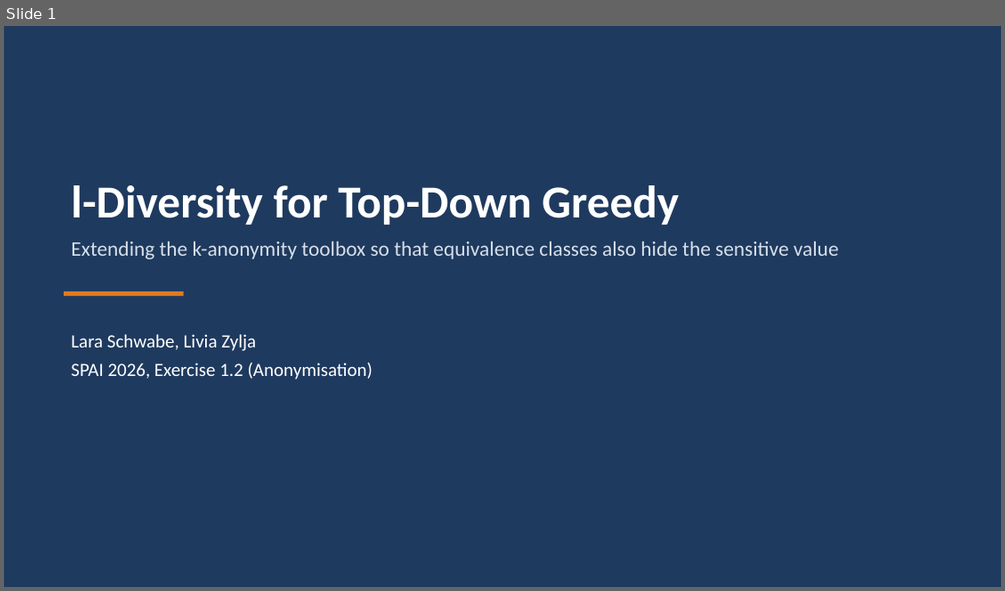
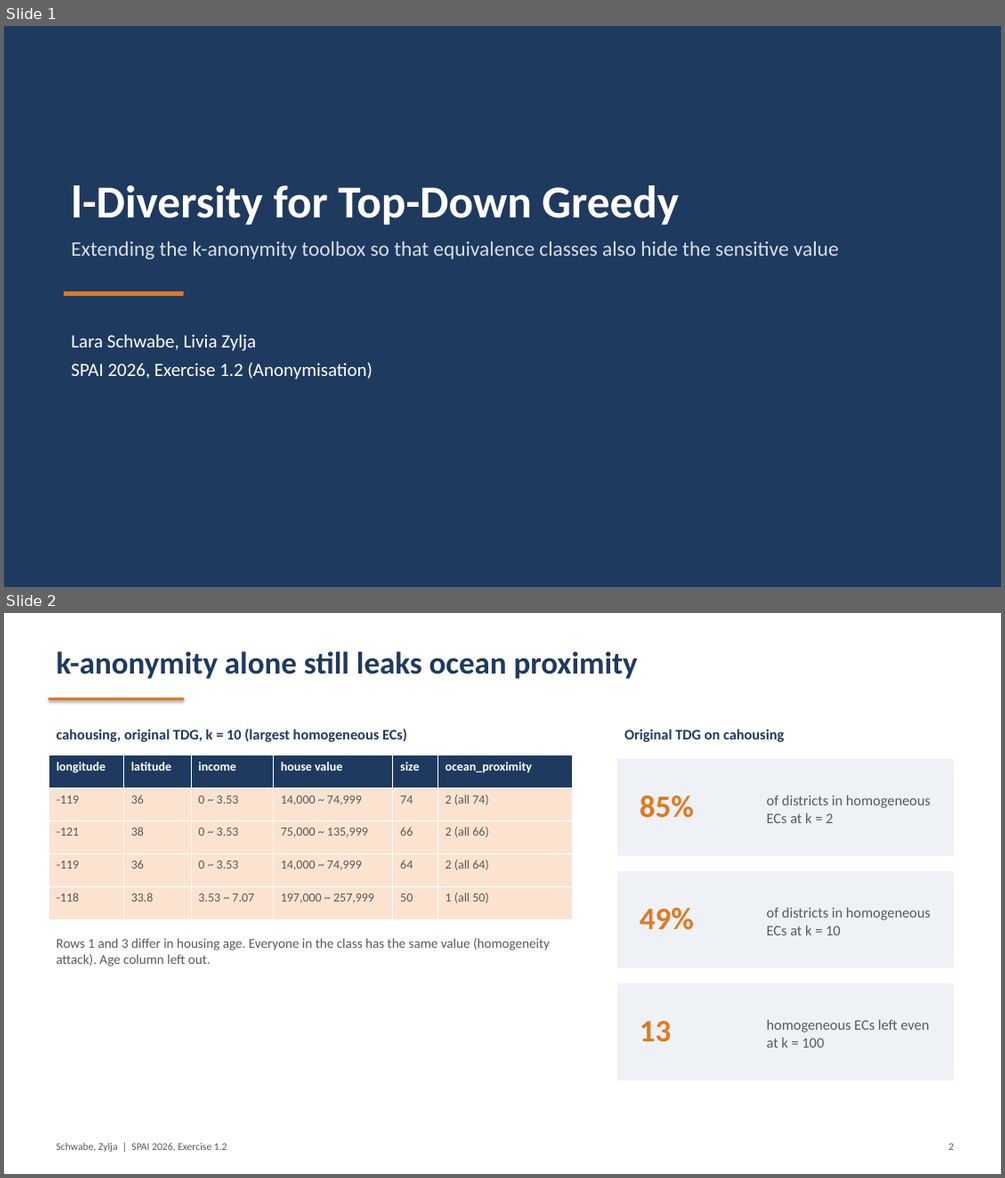
Before and after one commit to ds25m009-Lara-Schwabe/SPAI-l_Diversity, a slide deck: report/SPAI_Exercise1_2_TopDown_l-diversity_slides.pptx. Shown one above the other, each under a label of ours: slide 1 before the commit, slides 1 and 2 after it. The pictures are 1005x591 and 1005x1178 pixels, drawn with LibreOffice and Linux fonts; fonts in the diff are those of the drawing. Boxes give left, top, right and bottom in pixels: in the first picture for what was removed or moved away, otherwise in the second. Text is boxed around its words. In the diff, an @@ line names an element or a change of style, - is before the commit and + after.

Commit message:
Switch experiments to cahousing, fix classifier evaluation
- experiments on cahousing (SA = ocean_proximity): TDG vs TDG + distinct
  l = 2, 3 and entropy l = 2 for k = 2 ... 100, reject / retry / repair
  comparison, recursive (c, l)
- new privacy metric: share of records with the majority SA value of their EC
- classifier evaluation: numbers with minus sign or decimal point became 0,
  rows were matched with labels by position instead of ID, '*' now uses
  the mean of the attribute
- report, slides and README updated

```diff
--- a/report/SPAI_Exercise1_2_TopDown_l-diversity_slides.pptx
+++ b/report/SPAI_Exercise1_2_TopDown_l-diversity_slides.pptx
@@ slide 2 added at <box>4,613,1001,1174</box>, background #FFFFFF @@
@@ text added at <box>57,651,638,679</box>, 30 pt, text #1F3A5F, bold @@
+k-anonymity alone still leaks ocean proximity
@@ line added from (48, 699) to (184, 699), #E07A1F 3 pt @@
@@ text added at <box>57,729,407,742</box>, 14 pt, text #1F3A5F, bold @@
+cahousing, original TDG, k = 10 (largest homogeneous ECs)
@@ text added at <box>624,729,784,742</box>, 14 pt, text #1F3A5F, bold @@
+Original TDG on cahousing
@@ table added at <box>48,755,573,919</box>, 5 rows, 6 columns @@
+longitude | latitude | income | house value | size | ocean_proximity
+-119 | 36 | 0 ~ 3.53 | 14,000 ~ 74,999 | 74 | 2 (all 74)
+-121 | 38 | 0 ~ 3.53 | 75,000 ~ 135,999 | 66 | 2 (all 66)
+-119 | 36 | 0 ~ 3.53 | 14,000 ~ 74,999 | 64 | 2 (all 64)
+-118 | 33.8 | 3.53 ~ 7.07 | 197,000 ~ 257,999 | 50 | 1 (all 50)
@@ rectangle added at <box>617,759,954,856</box>, fill #EEF2F6 @@
@@ text added at <box>639,795,694,818</box>, 30 pt, text #E07A1F, bold @@
+85%
@@ text added at <box>767,795,930,823</box>, 14 pt, text #595959 @@
+of districts in homogeneous ECs at k = 2
@@ rectangle added at <box>617,871,954,968</box>, fill #EEF2F6 @@
@@ text added at <box>639,908,694,930</box>, 30 pt, text #E07A1F, bold @@
+49%
@@ text added at <box>767,907,930,935</box>, 14 pt, text #595959 @@
+of districts in homogeneous ECs at k = 10
@@ text added at <box>57,938,550,966</box>, 13 pt, text #595959 @@
+Rows 1 and 3 differ in housing age. Everyone in the class has the same value (homogeneity attack). Age column left out.
@@ rectangle added at <box>617,983,954,1080</box>, fill #EEF2F6 @@
@@ text added at <box>639,1021,671,1042</box>, 30 pt, text #E07A1F, bold @@
+13
@@ text added at <box>767,1019,929,1047</box>, 14 pt, text #595959 @@
+homogeneous ECs left even at k = 100
@@ text added at <box>57,1143,227,1151</box>, 10 pt, text #595959 @@
+Schwabe, Zylja | SPAI 2026, Exercise 1.2
@@ text added at <box>948,1143,954,1150</box>, 10 pt, text #595959 @@
+2
```
Also in this commit, not shown: 7 slides changed, 1 slide removed, 26 other files.
